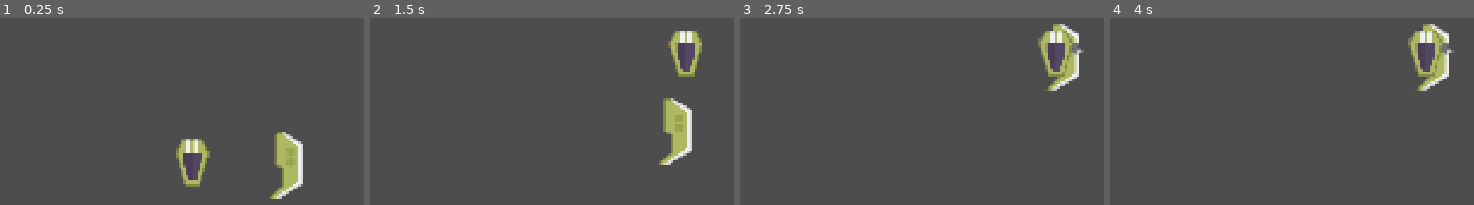
Above: before the commit, frames 1-4 (left to right).
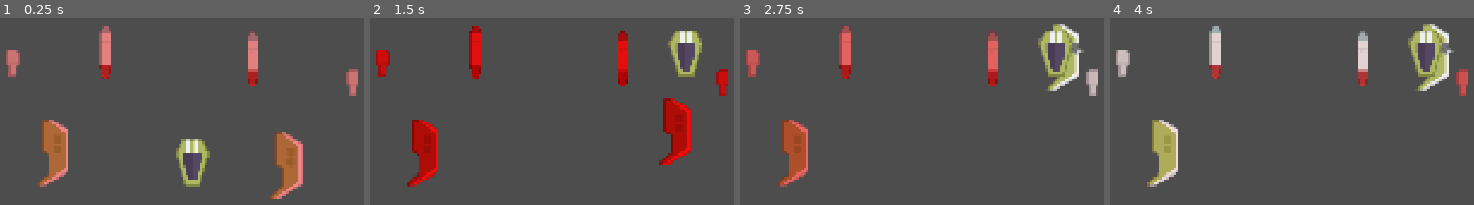
Above: after the commit, the same moments.

Repository: robertsforrest/modular_bullet_hell
Game: Godot game, scene res://Main.tscn
The game is run twice, just before and just after one commit, with the same random seed, the same clock (stepped at 60 frames per second) and the same inputs.
Inputs (mouse positions are in pixels of both pictures, inside the frame that each line leads up to):
- Up to frame 1 (0.25 s): no input
- Up to frame 2 (1.5 s): drag from (562, 161) to (686, 47) at 0.52 s; drag from (657, 165) to (686, 53) at 1.27 s
- Up to frame 3 (2.75 s): move the mouse to (1056, 47) at 2.02 s; hold D (move_right) from 2.03 s (still down); tap Space (flip_part) at 2.1 s
- Up to frame 4 (4 s): release D (move_right) at 2.75 s; drag from (outside the picture) to (1437, 57) at 2.77 s; move the mouse to (outside the picture) at 3.52 s; hold A (move_left) from 3.53 s (still down); tap Space (flip_part) at 3.6 s

The runs differ from the first frame. In frame 1, 6.7% of the frame differs, in the area x 1-99%, y 4-97%; in frame 2, 6.7%, in the area x 1-99%, y 4-91%; in frame 3, 4.5%; in frame 4, 4.5%.

Commit message:
Implemented recursive logic for checking orphaned components through the whole connection tree

Diff:
--- /dev/null
+++ b/Entities/Player/Components/ComponentSprite.tscn
@@ -0,0 +1,47 @@
+[gd_scene format=3 uid="uid://du4gf8fsml5rv"]
+
+[ext_resource type="Script" uid="uid://coounv8r2dq10" path="res://Entities/Player/Components/component_sprite.gd" id="1_ewy3l"]
+
+[sub_resource type="Animation" id="Animation_ewy3l"]
+length = 0.001
+tracks/0/type = "value"
+tracks/0/imported = false
+tracks/0/enabled = true
+tracks/0/path = NodePath(".:modulate")
+tracks/0/interp = 1
+tracks/0/loop_wrap = true
+tracks/0/keys = {
+"times": PackedFloat32Array(0),
+"transitions": PackedFloat32Array(1),
+"update": 0,
+"values": [Color(1, 1, 1, 1)]
+}
+
+[sub_resource type="Animation" id="Animation_eby1w"]
+resource_name = "flash_warning"
+loop_mode = 1
+tracks/0/type = "value"
+tracks/0/imported = false
+tracks/0/enabled = true
+tracks/0/path = NodePath(".:modulate")
+tracks/0/interp = 1
+tracks/0/loop_wrap = true
+tracks/0/keys = {
+"times": PackedFloat32Array(0, 0.5),
+"transitions": PackedFloat32Array(1, 1),
+"update": 0,
+"values": [Color(1, 1, 1, 1), Color(1, 0, 0, 1)]
+}
+
+[sub_resource type="AnimationLibrary" id="AnimationLibrary_ewy3l"]
+_data = {
+&"RESET": SubResource("Animation_ewy3l"),
+&"flash_warning": SubResource("Animation_eby1w")
+}
+
+[node name="ComponentSprite" type="Sprite2D" unique_id=1015244419 node_paths=PackedStringArray("anim_player")]
+script = ExtResource("1_ewy3l")
+anim_player = NodePath("AnimationPlayer")
+
+[node name="AnimationPlayer" type="AnimationPlayer" parent="." unique_id=1955012080]
+libraries/ = SubResource("AnimationLibrary_ewy3l")
--- a/Entities/Player/Components/Guns/LaserGun.tscn
+++ b/Entities/Player/Components/Guns/LaserGun.tscn
@@ -3,20 +3,25 @@
 [ext_resource type="Script" uid="uid://ino5mhbbsc41" path="res://Entities/Player/Components/Guns/laser_gun.gd" id="1_15782"]
 [ext_resource type="Texture2D" uid="uid://hw7aemxrynw2" path="res://Entities/Player/Assets/laser_gun.png" id="2_1mt4w"]
 [ext_resource type="PackedScene" uid="uid://bajbukconqclo" path="res://Entities/Player/Projectiles/PlayerLaserSmall.tscn" id="2_5pjx0"]
+[ext_resource type="PackedScene" uid="uid://1mvu374r6s06" path="res://Entities/Player/Components/ComponentSlot.tscn" id="4_jykxu"]
+[ext_resource type="PackedScene" uid="uid://du4gf8fsml5rv" path="res://Entities/Player/Components/ComponentSprite.tscn" id="4_oqjuo"]
 
 [sub_resource type="CapsuleShape2D" id="CapsuleShape2D_15782"]
 radius = 7.0
 height = 32.0
 
-[node name="LaserGun" type="Area2D" unique_id=202339197 node_paths=PackedStringArray("cooldown_timer", "collision_shape")]
+[node name="LaserGun" type="Area2D" unique_id=202339197 node_paths=PackedStringArray("cooldown_timer", "connection_points", "collision_shape", "sprite")]
 script = ExtResource("1_15782")
 bullet_tscn = ExtResource("2_5pjx0")
 cooldown_timer = NodePath("CooldownTimer")
 shoot_cooldown = 0.5
+connection_points = [NodePath("ComponentSlot")]
+component_size = 1
 collision_shape = NodePath("CollisionShape2D")
+sprite = NodePath("ComponentSprite")
 metadata/_custom_type_script = "uid://dpjmm3b83c1q8"
 
-[node name="Sprite2D" type="Sprite2D" parent="." unique_id=1303605353]
+[node name="ComponentSprite" parent="." unique_id=1015244419 instance=ExtResource("4_oqjuo")]
 texture = ExtResource("2_1mt4w")
 
 [node name="CollisionShape2D" type="CollisionShape2D" parent="." unique_id=1415679640]
@@ -24,3 +29,6 @@
 
 [node name="CooldownTimer" type="Timer" parent="." unique_id=86158748]
 one_shot = true
+
+[node name="ComponentSlot" parent="." unique_id=1604551304 instance=ExtResource("4_jykxu")]
+max_distance = 30.0
--- a/Entities/Player/Components/Guns/MachineGun.tscn
+++ b/Entities/Player/Components/Guns/MachineGun.tscn
@@ -3,20 +3,23 @@
 [ext_resource type="Script" uid="uid://cn6nsfaj7ubiq" path="res://Entities/Player/Components/Guns/machine_gun.gd" id="1_0fojp"]
 [ext_resource type="Texture2D" uid="uid://2ec8bfmy2dye" path="res://Entities/Player/Assets/machine_gun.png" id="2_bsps6"]
 [ext_resource type="PackedScene" uid="uid://j3jimo0mff4q" path="res://Entities/Player/Projectiles/PlayerBullet.tscn" id="2_tvpx7"]
+[ext_resource type="PackedScene" uid="uid://du4gf8fsml5rv" path="res://Entities/Player/Components/ComponentSprite.tscn" id="4_4puur"]
+[ext_resource type="PackedScene" uid="uid://1mvu374r6s06" path="res://Entities/Player/Components/ComponentSlot.tscn" id="4_ia3sb"]
 
 [sub_resource type="CapsuleShape2D" id="CapsuleShape2D_bsps6"]
 radius = 8.0
 height = 48.0
 
-[node name="MachineGun" type="Area2D" unique_id=841117510 node_paths=PackedStringArray("cooldown_timer", "collision_shape")]
+[node name="MachineGun" type="Area2D" unique_id=841117510 node_paths=PackedStringArray("cooldown_timer", "collision_shape", "sprite")]
 z_index = 1
 script = ExtResource("1_0fojp")
 bullet_tscn = ExtResource("2_tvpx7")
 cooldown_timer = NodePath("CooldownTimer")
-component_size = 1
+component_size = 2
 collision_shape = NodePath("CollisionShape2D")
+sprite = NodePath("ComponentSprite")
 
-[node name="Sprite2D" type="Sprite2D" parent="." unique_id=484176547]
+[node name="ComponentSprite" parent="." unique_id=1015244419 instance=ExtResource("4_4puur")]
 position = Vector2(0, 16)
 texture = ExtResource("2_bsps6")
 
@@ -26,3 +29,6 @@
 
 [node name="CooldownTimer" type="Timer" parent="." unique_id=1498351019]
 one_shot = true
+
+[node name="ComponentSlot" parent="." unique_id=1604551304 instance=ExtResource("4_ia3sb")]
+max_distance = 40.0
--- a/Entities/Player/Components/PlayerCore.tscn
+++ b/Entities/Player/Components/PlayerCore.tscn
@@ -1,6 +1,7 @@
 [gd_scene format=3 uid="uid://7dq1lynqq3u"]
 
 [ext_resource type="Script" uid="uid://du2bsv5hfl72g" path="res://Entities/Player/Components/player_core.gd" id="1_lphqv"]
+[ext_resource type="PackedScene" uid="uid://du4gf8fsml5rv" path="res://Entities/Player/Components/ComponentSprite.tscn" id="2_5878l"]
 [ext_resource type="Texture2D" uid="uid://bcrb6ys310kgm" path="res://Entities/Player/Assets/player_base.png" id="2_lx1vp"]
 [ext_resource type="PackedScene" uid="uid://1mvu374r6s06" path="res://Entities/Player/Components/ComponentSlot.tscn" id="3_5878l"]
 
@@ -8,13 +9,15 @@
 radius = 20.0
 height = 56.0
 
-[node name="PlayerCore" type="Area2D" unique_id=605424737 node_paths=PackedStringArray("connection_points") groups=["ship_cores"]]
+[node name="PlayerCore" type="Area2D" unique_id=605424737 node_paths=PackedStringArray("connection_points", "collision_shape", "sprite") groups=["ship_cores"]]
 z_index = 1
 script = ExtResource("1_lphqv")
 connection_points = [NodePath("ComponentSlot"), NodePath("ComponentSlot2")]
-component_size = 2
+component_size = 3
+collision_shape = NodePath("CollisionShape2D")
+sprite = NodePath("ComponentSprite")
 
-[node name="Sprite2D" type="Sprite2D" parent="." unique_id=2130130285]
+[node name="ComponentSprite" parent="." unique_id=1015244419 instance=ExtResource("2_5878l")]
 position = Vector2(0, 8)
 texture = ExtResource("2_lx1vp")
 
--- a/Entities/Player/Components/Thrusters/Thruster.tscn
+++ b/Entities/Player/Components/Thrusters/Thruster.tscn
@@ -2,25 +2,34 @@
 
 [ext_resource type="Script" uid="uid://chjuu8dgmirsq" path="res://Entities/Player/Components/Thrusters/thruster.gd" id="1_k51gw"]
 [ext_resource type="Texture2D" uid="uid://bdex2ab04c5ro" path="res://Entities/Player/Assets/thruster.png" id="2_4kd13"]
-[ext_resource type="Script" uid="uid://8awku0sdu4u5" path="res://Entities/Player/Components/component_slot.gd" id="3_k51gw"]
+[ext_resource type="PackedScene" uid="uid://du4gf8fsml5rv" path="res://Entities/Player/Components/ComponentSprite.tscn" id="2_use4x"]
+[ext_resource type="PackedScene" uid="uid://1mvu374r6s06" path="res://Entities/Player/Components/ComponentSlot.tscn" id="3_u0p2q"]
 
 [sub_resource type="CapsuleShape2D" id="CapsuleShape2D_k51gw"]
 radius = 8.0
 height = 64.0
 
-[node name="Thruster" type="Area2D" unique_id=525355255]
+[node name="Thruster" type="Area2D" unique_id=525355255 node_paths=PackedStringArray("connection_points", "collision_shape", "sprite")]
 script = ExtResource("1_k51gw")
+connection_points = [NodePath("ComponentSlot"), NodePath("ComponentSlot2")]
+component_size = 2
+collision_shape = NodePath("CollisionShape2D")
+sprite = NodePath("ComponentSprite")
 
-[node name="Sprite2D" type="Sprite2D" parent="." unique_id=1645755509]
+[node name="ComponentSprite" parent="." unique_id=1015244419 instance=ExtResource("2_use4x")]
 position = Vector2(8, 4)
-rotation = -3.1415925
+rotation = 3.1415927
 texture = ExtResource("2_4kd13")
-
-[node name="ConnPoint1" type="Node2D" parent="." unique_id=2073068038]
-position = Vector2(16, 0)
-script = ExtResource("3_k51gw")
-max_size = 2
 
 [node name="CollisionShape2D" type="CollisionShape2D" parent="." unique_id=2071249436]
 position = Vector2(8, 4)
 shape = SubResource("CapsuleShape2D_k51gw")
+
+[node name="ComponentSlot" parent="." unique_id=1604551304 instance=ExtResource("3_u0p2q")]
+max_size = 3
+max_distance = 25.0
+
+[node name="ComponentSlot2" parent="." unique_id=889175589 instance=ExtResource("3_u0p2q")]
+position = Vector2(16, 0)
+max_size = 2
+max_distance = 20.0
--- a/Entities/Player/Components/Wings/Wing.tscn
+++ b/Entities/Player/Components/Wings/Wing.tscn
@@ -3,18 +3,20 @@
 [ext_resource type="Script" uid="uid://bueh73buqtr6y" path="res://Entities/Player/Components/Wings/wing.gd" id="1_s51pi"]
 [ext_resource type="Texture2D" uid="uid://c42cdnd15rtr7" path="res://Entities/Player/Assets/wing_1.png" id="2_6xhmx"]
 [ext_resource type="PackedScene" uid="uid://1mvu374r6s06" path="res://Entities/Player/Components/ComponentSlot.tscn" id="3_3t30h"]
+[ext_resource type="PackedScene" uid="uid://du4gf8fsml5rv" path="res://Entities/Player/Components/ComponentSprite.tscn" id="4_gajua"]
 
 [sub_resource type="CapsuleShape2D" id="CapsuleShape2D_bs1o3"]
 radius = 16.0
 height = 72.0
 
-[node name="Wing" type="Area2D" unique_id=79534973 node_paths=PackedStringArray("connection_points", "collision_shape")]
+[node name="Wing" type="Area2D" unique_id=79534973 node_paths=PackedStringArray("connection_points", "collision_shape", "sprite")]
 script = ExtResource("1_s51pi")
 connection_points = [NodePath("ComponentSlot"), NodePath("ComponentSlot2")]
 component_size = 2
 collision_shape = NodePath("CollisionShape2D")
+sprite = NodePath("ComponentSprite")
 
-[node name="Sprite2D" type="Sprite2D" parent="." unique_id=530769618]
+[node name="ComponentSprite" parent="." unique_id=1015244419 instance=ExtResource("4_gajua")]
 position = Vector2(8, 4)
 texture = ExtResource("2_6xhmx")
 
--- a/Entities/Player/Components/component_slot.gd
+++ b/Entities/Player/Components/component_slot.gd
@@ -17,9 +17,9 @@
 	connection_lines.append(conn_line)
 	if (max_connections > 1):
 		for i in range(max_connections-1):
-			print("Looping: " + str(i))
+			#print("Looping: " + str(i))
 			connection_lines.append(conn_line.duplicate())
-	print("Connection line graphics: " + str(connection_lines))
+	#print("Connection line graphics: " + str(connection_lines))
 
 # Get the SHIP (NOT the ShipComponent) this slot belongs to
 # TODO: we will NEED a better way to handle this! for now though, this should work, but
@@ -77,7 +77,8 @@
 func get_connected_components() -> Array[ShipComponent]:
 	var comp: Array[ShipComponent] = []
 	for point in connected_points:
-		var add_comp = point.get_parent() # TODO: hard-coded get_parent() naughty naughty naughty!
-		if (!comp.has(add_comp)):
-			comp.append(add_comp)
+		if (point != null):
+			var add_comp = point.get_parent() # TODO: hard-coded get_parent() naughty naughty naughty!
+			if (!comp.has(add_comp)):
+				comp.append(add_comp)
 	return comp
--- /dev/null
+++ b/Entities/Player/Components/component_sprite.gd
@@ -0,0 +1,12 @@
+class_name ComponentSprite
+extends Sprite2D
+
+@export var anim_player: AnimationPlayer
+@onready var flash_warning: bool = false
+
+func set_warning(do_warning: bool) -> void:
+	flash_warning = do_warning
+	if (flash_warning):
+		anim_player.play("flash_warning")
+	else:
+		anim_player.play("RESET")
--- a/Entities/Player/Components/ship_component.gd
+++ b/Entities/Player/Components/ship_component.gd
@@ -10,6 +10,7 @@
 @export var connection_points: Array[ComponentSlot]
 @export var component_size: Enum.component_size
 @export var collision_shape: CollisionShape2D
+@export var sprite: ComponentSprite
 
 # Internal variables
 @onready var mouse_over: bool = false
@@ -54,6 +55,36 @@
 func _on_area_entered(area: Area2D) -> void:
 	pass
 
+# Recursively parses all node connections to determine whether a path exists from
+# this node to the ship's core; used for detecting orphaned parts in combat to break
+# them off from the ship and to validate player ship designs in the editor
+# Takes an array of components to exclude from the recursive search as an argument; this defaults to
+# nothing for the initial call but gets expanded as we recurse down the nodes to avoid circular
+# recursion logic where a part is connected to another part by more than one anchor node
+func is_connected_to_core(exclude: Array[ShipComponent] = []) -> bool:
+	if (is_in_group("ship_cores")):
+		return true
+	else:
+		# Add this node to the exclusions for recursion
+		exclude.append(self)
+		var recurse_components = get_all_connected_components()
+		# Filter out the exclusion list from the recursion tree
+		recurse_components = recurse_components.filter(func(comp): return !exclude.has(comp))
+		for component in recurse_components:
+			if (component.is_connected_to_core(exclude)):
+				return true
+	# Base return case to allow stack to unwind after attacking all possible paths
+	return false
+
+# Get all other components connected to ANY component slot on this part
+func get_all_connected_components() -> Array[ShipComponent]:
+	var all_components: Array[ShipComponent] = []
+	for slot in connection_points:
+		for component in slot.get_connected_components():
+			if (!all_components.has(component)):
+				all_components.append(component)
+	return all_components
+
 # Handle input events for player ship component click'n'drag
 # TODO: add more checks here to ensure shit isn't grabbed erroneously in combat
 func _input(event: InputEvent) -> void:
--- a/Entities/Player/Player.tscn
+++ b/Entities/Player/Player.tscn
@@ -3,13 +3,30 @@
 [ext_resource type="PackedScene" uid="uid://7dq1lynqq3u" path="res://Entities/Player/Components/PlayerCore.tscn" id="1_e5kic"]
 [ext_resource type="Script" uid="uid://bek6h2rqk2yxn" path="res://Entities/Player/player.gd" id="1_ww0jn"]
 [ext_resource type="PackedScene" uid="uid://dym57mo5kfg5g" path="res://Entities/Player/Components/Wings/Wing.tscn" id="3_vweq0"]
+[ext_resource type="PackedScene" uid="uid://lumark28yxtc" path="res://Entities/Player/Components/Thrusters/Thruster.tscn" id="4_1des2"]
+[ext_resource type="PackedScene" uid="uid://dy8deqmtlgppq" path="res://Entities/Player/Components/Guns/LaserGun.tscn" id="5_an6q6"]
 
 [node name="Player" type="Node2D" unique_id=2004784632 node_paths=PackedStringArray("ship_core", "components")]
 script = ExtResource("1_ww0jn")
 ship_core = NodePath("PlayerCore")
-components = [NodePath("Wing")]
+components = [NodePath("Wing"), NodePath("Wing2"), NodePath("Thruster"), NodePath("Thruster2"), NodePath("LaserGun"), NodePath("LaserGun2")]
 
 [node name="PlayerCore" parent="." unique_id=1889912984 instance=ExtResource("1_e5kic")]
 
 [node name="Wing" parent="." unique_id=79534973 instance=ExtResource("3_vweq0")]
 position = Vector2(104, 8)
+
+[node name="Wing2" parent="." unique_id=905684217 instance=ExtResource("3_vweq0")]
+position = Vector2(-176, -8)
+
+[node name="Thruster" parent="." unique_id=525355255 instance=ExtResource("4_1des2")]
+position = Vector2(64, -120)
+
+[node name="Thruster2" parent="." unique_id=2047471573 instance=ExtResource("4_1des2")]
+position = Vector2(-112, -128)
+
+[node name="LaserGun" parent="." unique_id=202339197 instance=ExtResource("5_an6q6")]
+position = Vector2(-216, -112)
+
+[node name="LaserGun2" parent="." unique_id=2091836540 instance=ExtResource("5_an6q6")]
+position = Vector2(192, -88)
--- a/Entities/Player/player.gd
+++ b/Entities/Player/player.gd
@@ -31,6 +31,10 @@
 	if (!is_paused):
 		for component in components:
 			component.process(delta)
+	# Debug input in editor
+	else:
+		if (Input.is_action_just_pressed("debug_1")):
+			print(components[5].is_connected_to_core()) # This will be LaserGun2
 
 # Try movement w/ no fancy accel - thrusters just influence max speed
 func do_movement_no_accel(delta: float) -> void:
--- a/player_edit.gd
+++ b/player_edit.gd
@@ -22,6 +22,9 @@
 	# Check for grid snap toggle
 	if (Input.is_action_just_pressed("toggle_editor_snap")):
 		grid_snap = !grid_snap
+	# Show warnings on any unconnected components in the player
+	for component in player.components:
+		component.sprite.set_warning(!component.is_connected_to_core())
 	# Run part_selected code if applicable
 	if (part_selected != null):
 		# Set part position to mouse position
Not shown, added: Entities/Player/Components/component_sprite.gd.uid
